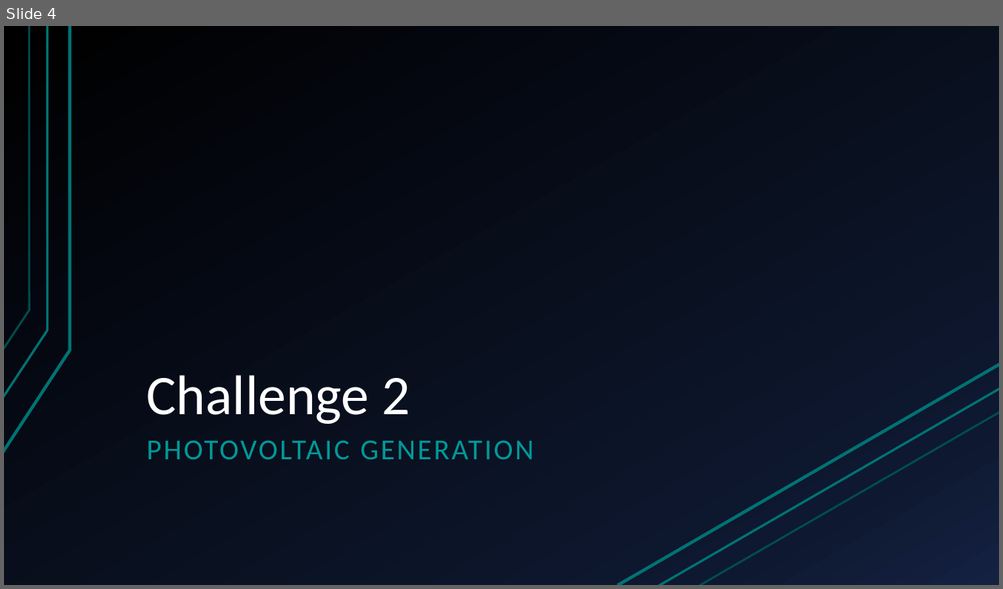
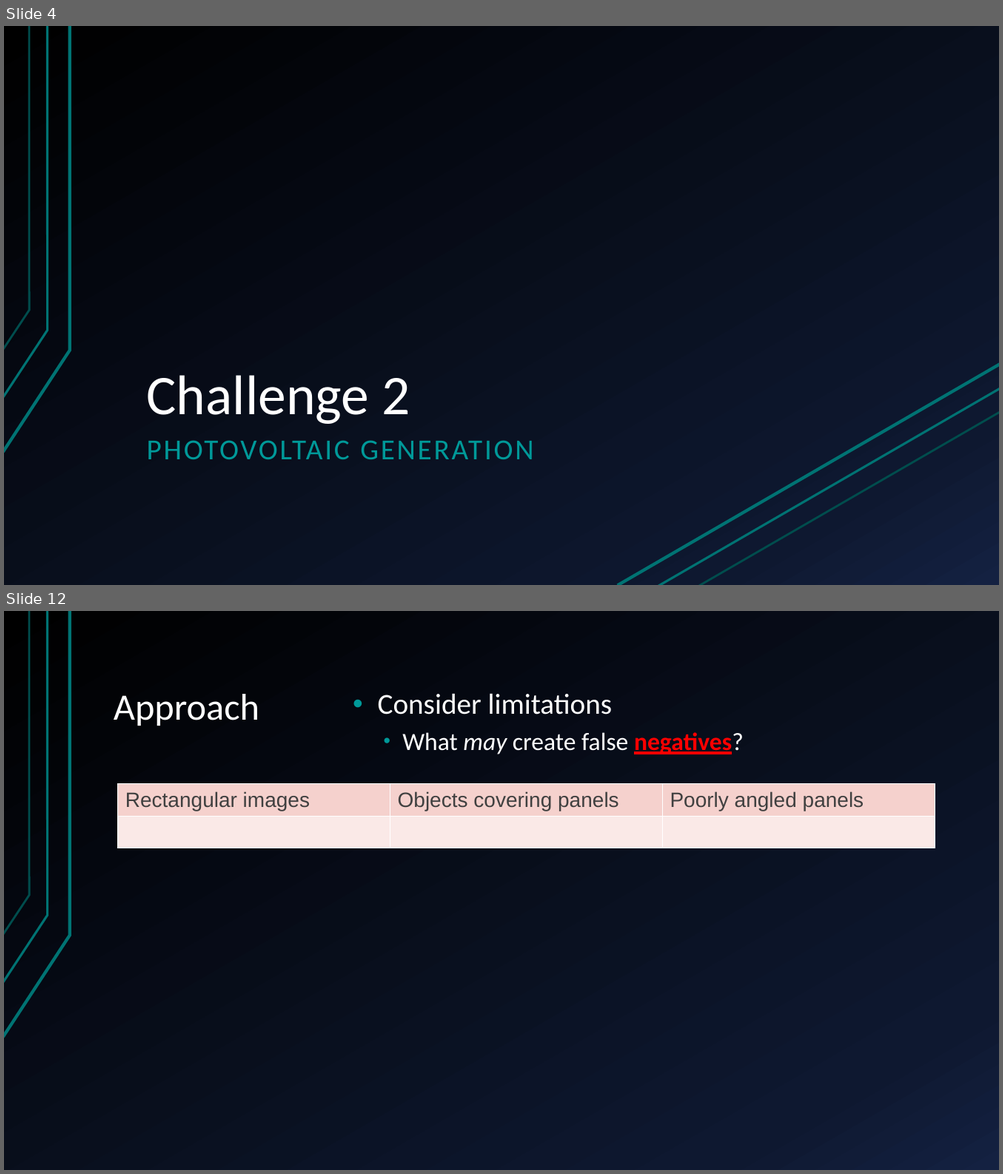
Before and after one commit to sofiary/teamunicornn, a slide deck: Western Power Hack-a-Gig Presentation.pptx. Shown one above the other, each under a label of ours: slide 4 before the commit, slides 4 and 12 after it; the slides between them are not shown. The pictures are 1003x589 and 1003x1174 pixels, drawn with LibreOffice and Linux fonts; fonts in the diff are those of the drawing. Boxes give left, top, right and bottom in pixels: in the first picture for what was removed or moved away, otherwise in the second. Text is boxed around its words. In the diff, an @@ line names an element or a change of style, - is before the commit and + after.

```diff
--- a/Western Power Hack-a-Gig Presentation.pptx
+++ b/Western Power Hack-a-Gig Presentation.pptx
@@ slide 12 added at (4,611,999,1170), background gradient #000000 to #0F1931 to #142242; not listed: 3 template elements that a slide beside it also shows @@
@@ title added at (114,694,259,726), 36 pt, text #FFFFFF @@
+Approach
@@ text added at (378,693,743,755), 24 pt, text #FFFFFF @@
+• Consider limitations
+  • What may create false negatives?
@@ table added at (118,784,935,849), 2 rows, 3 columns @@
+Rectangular images | Objects covering panels | Poorly angled panels
+ |  | 
```
Also in this commit, not shown: 1 slide changed, 8 other slides added, 1 slide removed, 1 other file.
